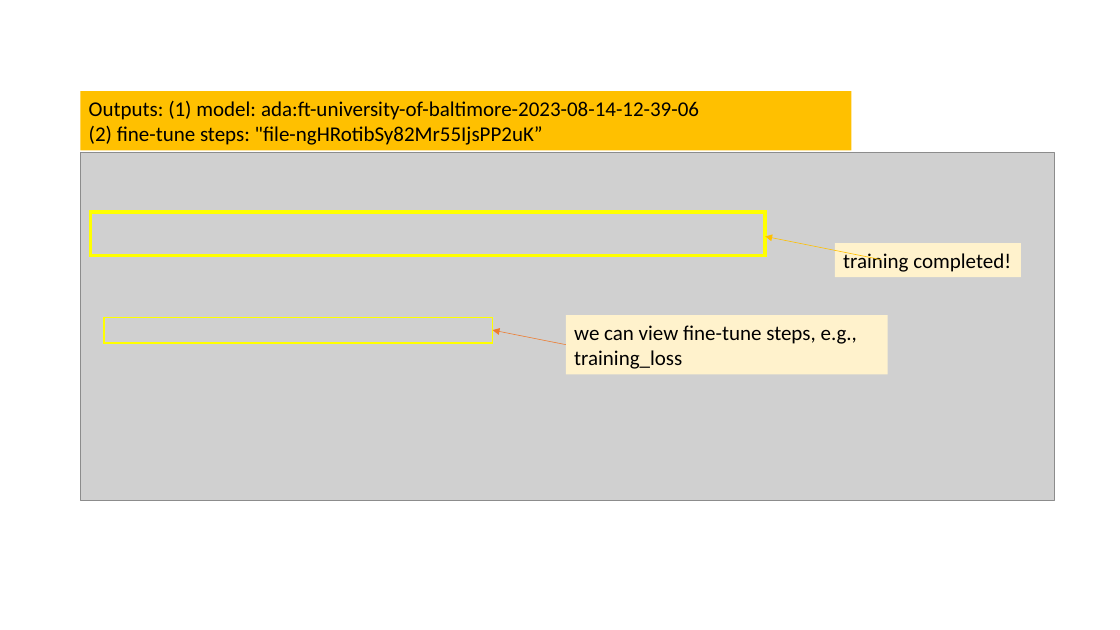
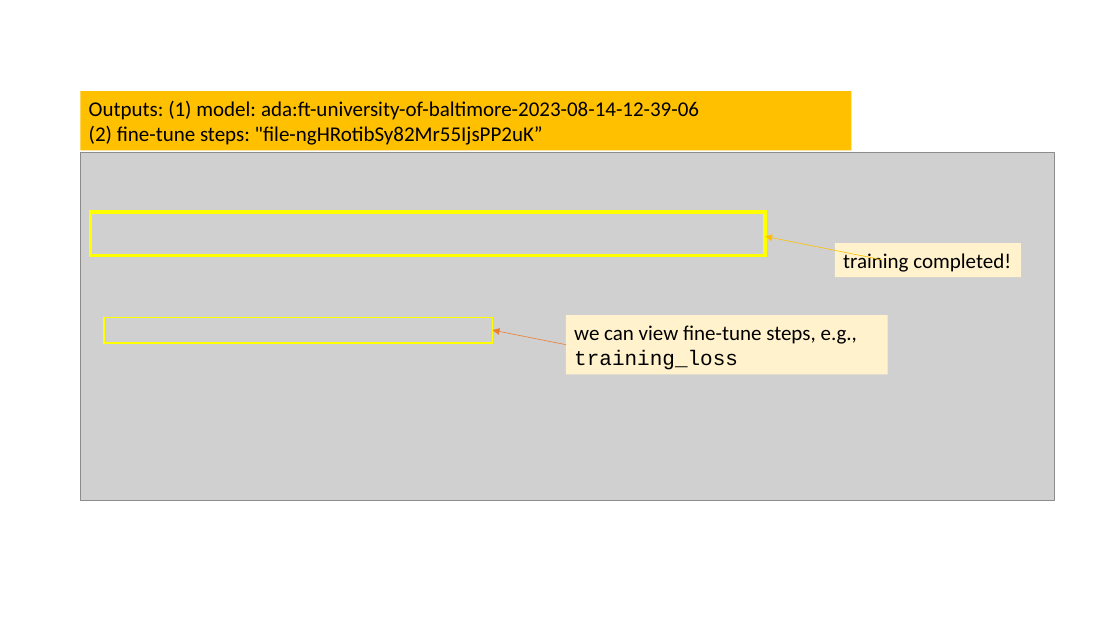
Before and after one commit to frankwxu/digital-forensics-lab, a slide deck: slide 28 of AI4Forensics/IP_Identifier_Fine_Tuning/IP_Identifer_Fine_Tuning.pptx (slide 27 before the commit). Drawn at 1120x630 pixels with LibreOffice and Linux fonts; fonts in the diff are those of the drawing; grey boxes stand for pictures; background and template pictures are left out. Boxes give left, top, right and bottom in pixels: in the first picture for what was removed or moved away, otherwise in the second. Text is boxed around its words. In the diff, an @@ line names an element or a change of style, - is before the commit and + after.

```diff
--- a/AI4Forensics/IP_Identifier_Fine_Tuning/IP_Identifer_Fine_Tuning.pptx
+++ b/AI4Forensics/IP_Identifier_Fine_Tuning/IP_Identifer_Fine_Tuning.pptx
@@ rectangle "we can view fine-tune steps, ..." at box(566, 315, 888, 375): font Calibri to Courier New in "training_loss" @@
```
Also in this commit, not shown: 19 other slides changed, 1 slide added.
